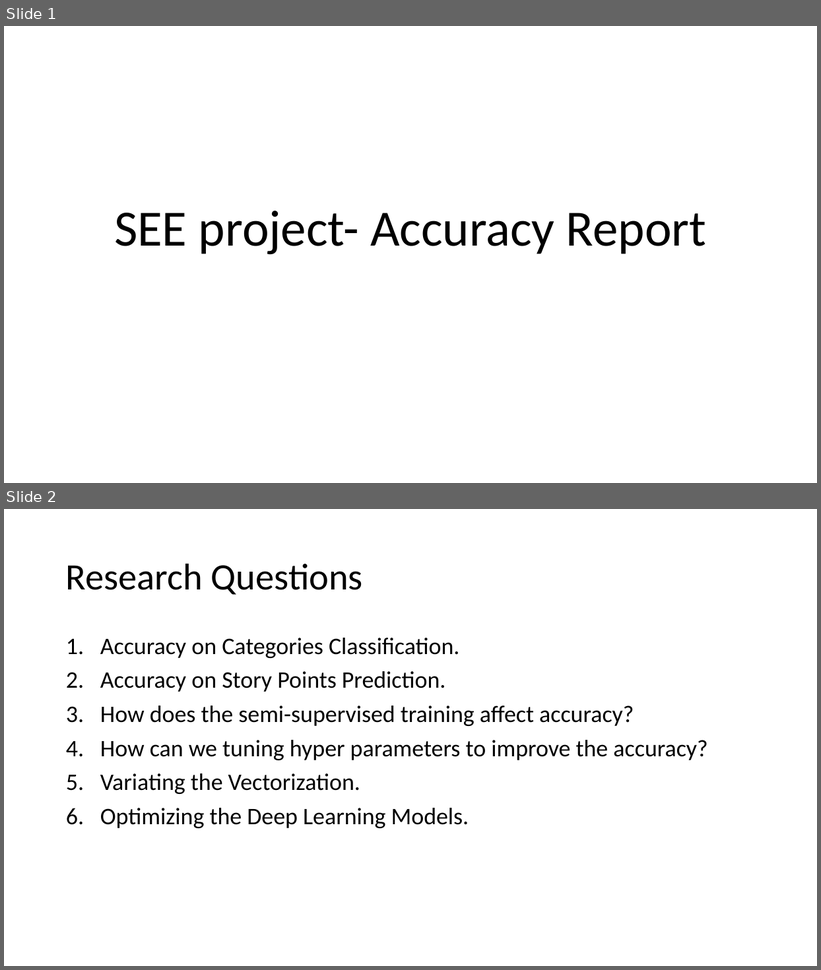
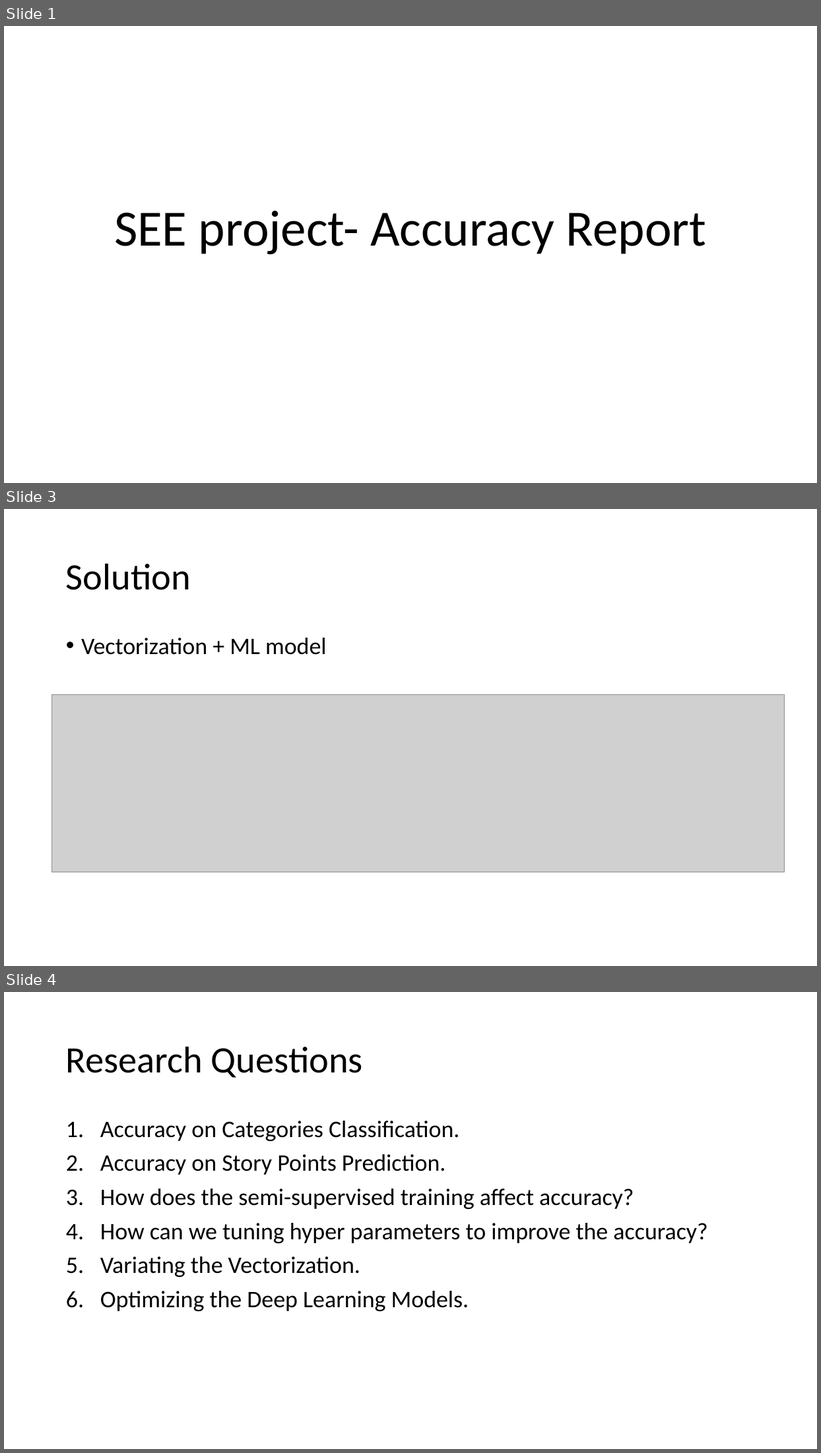
Before and after one commit to pdhung3012/SoftwareStoryPointsPrediction, a slide deck: report/SEE_v1.pptx. Shown one above the other, each under a label of ours: slides 1 and 2 before the commit, slides 1, 3 and 4 after it; the slides between them are not shown. The pictures are 821x970 and 821x1453 pixels, drawn with LibreOffice and Linux fonts; fonts in the diff are those of the drawing; grey boxes stand for pictures. Boxes give left, top, right and bottom in pixels: in the first picture for what was removed or moved away, otherwise in the second. Text is boxed around its words. In the diff, an @@ line names an element or a change of style, - is before the commit and + after.

Commit message:
add presentation

```diff
--- a/report/SEE_v1.pptx
+++ b/report/SEE_v1.pptx
@@ slide 3 added at (x1=4, y1=509, x2=817, y2=966), background #FFFFFF @@
@@ title added at (x1=66, y1=563, x2=191, y2=590), 44 pt, text #000000 @@
+Solution
@@ text added at (x1=81, y1=638, x2=327, y2=655), 28 pt, text #000000 @@
+• Vectorization + ML model
@@ picture added at (x1=52, y1=695, x2=784, y2=873) @@
@@ what was slide 2 is now slide 4 @@
```
Also in this commit, not shown: 1 other slide added, 1 other file.
